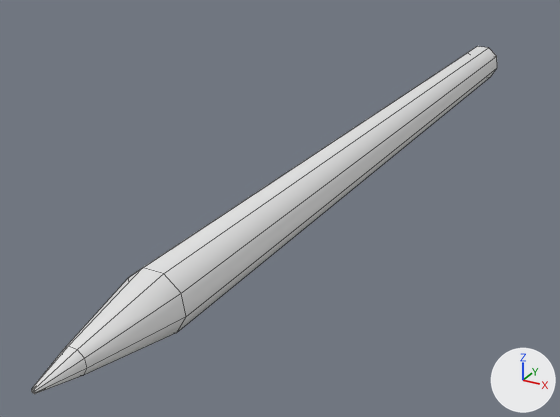
Before and after pictures for a commit that changed the FBX model Assets/Models/Environment/Pencil.fbx.
Before and after are seen from a 50 mm camera at (0.0393, -0.0331, 0.0394) aimed at (-0.0082, 0.0532, -0.0038). The axes (+X, +Y, +Z) are drawn at lower right. The lights are the same throughout. Mesh edges are drawn as thin lines. Where no turn or scale is listed for an object, it has been applied to the vertices.

Names of what the first picture shows: 'Pencil'.
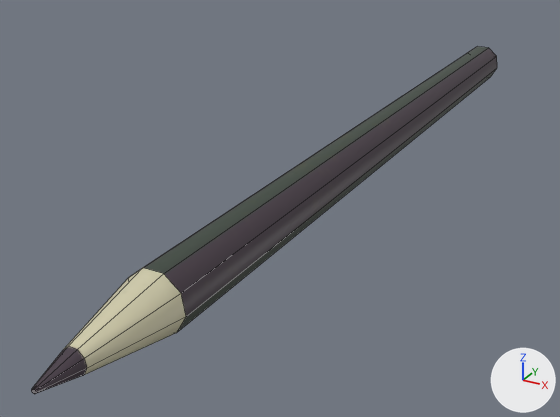
Diff of the bpy script that builds the scene:
```diff
--- a/Assets/Models/Environment/Pencil.fbx.py
+++ b/Assets/Models/Environment/Pencil.fbx.py
@@ img_pencil_pencil_normal_png @@
+img_pencil_pencil_normal_png = load_image('Pencil_Pencil_Normal.png', 'Materials/Pencil_Pencil_Normal.png', 512, 512, 'Non-Color')
@@ img_pencil_pencil_diffuse_png @@
+img_pencil_pencil_diffuse_png = load_image('Pencil_Pencil_Diffuse.png', 'Materials/Pencil_Pencil_Diffuse.png', 512, 512, 'sRGB')
@@ mat_pencil @@
 n0 = _N.new('ShaderNodeBsdfPrincipled'); n0.name = 'Principled BSDF'
 n1 = _N.new('ShaderNodeOutputMaterial'); n1.name = 'Material Output'
+n2 = _N.new('ShaderNodeTexImage'); n2.name = 'Image Texture'
+n2.image = img_pencil_pencil_diffuse_png
+n3 = _N.new('ShaderNodeTexImage'); n3.name = 'Image Texture.001'
+n3.image = img_pencil_pencil_normal_png
+n4 = _N.new('ShaderNodeNormalMap'); n4.name = 'Normal Map'
 _L.new(n0.outputs[0], n1.inputs[0])  # 'BSDF' to 'Surface'
+_L.new(n2.outputs[0], n0.inputs[0])  # 'Color' to 'Base Color'
+_L.new(n3.outputs[0], n4.inputs[1])  # 'Color' to 'Color'
+_L.new(n4.outputs[0], n0.inputs[5])  # 'Normal' to 'Normal'
```

Location of each change, (x1, y1, x2, y2) in pixels of the pictures (560 x 417 px):
'Pencil', surface changed (white to grey): (31, 46, 497, 394) in both
